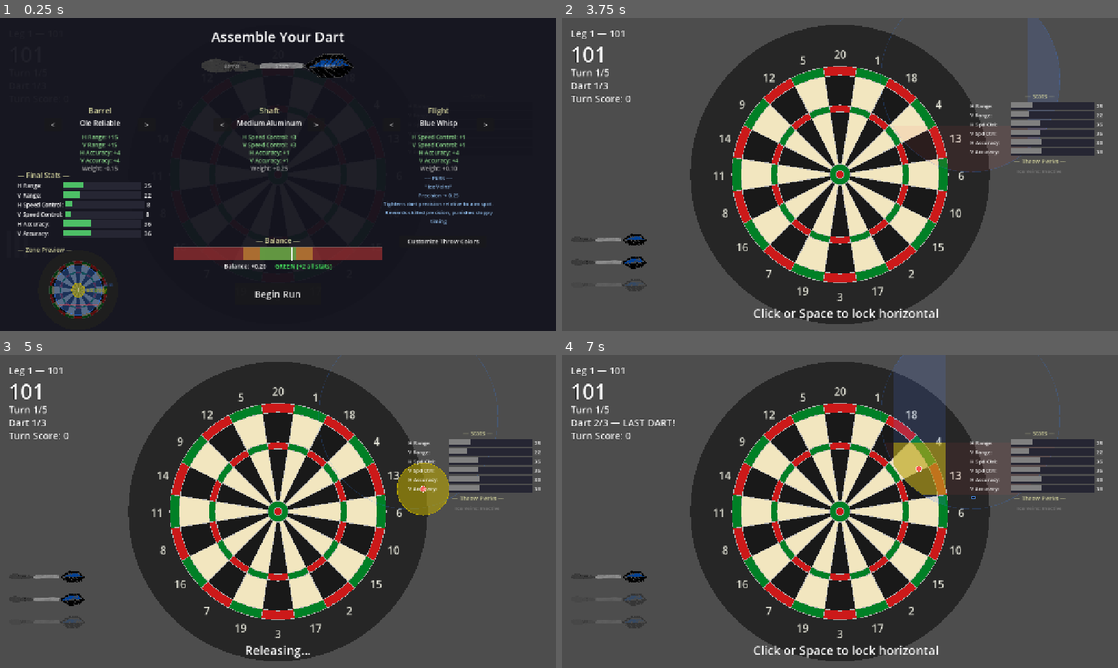
Above: before the commit, frames 1-4 (two rows, left to right).
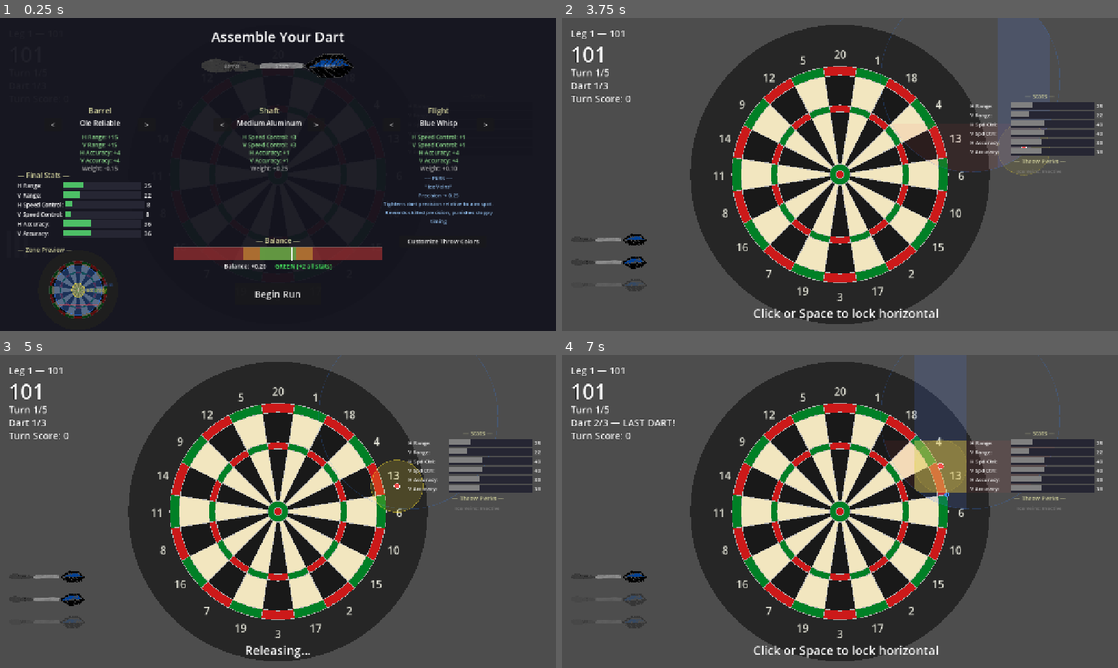
Above: after the commit, the same moments.

Repository: maxxBearr/darts-game
Game: Godot game, scene res://scenes/main.tscn
Same seed, same stepped clock (60 frames per second), same inputs: the game is played once before the commit and once after it.
Inputs (mouse positions are in pixels of both pictures, inside the frame that each line leads up to):
- Up to frame 1 (0.25 s): no input
- Up to frame 2 (3.75 s): click "Begin Run" at 0.5 s; tap Enter at 1.25, 1.35, 3.5, 3.6 s; move the mouse to (962, 158) at 1.27 s; hold Right (ui_right) 1.28-2 s; click (962, 158) at 1.42 s; tap Space at 1.52, 2 s; drag from (728, 190) to (812, 237) at 2.02 s; click "Next Dart" at 2.75 s; move the mouse to (895, 105) at 3.52 s; hold Right (ui_right) from 3.53 s (still down)
- Up to frame 3 (5 s): release Right (ui_right) at 4.25 s; drag from (250, 574) to (111, 464) at 4.27 s
- Up to frame 4 (7 s): tap Space at 5, 5.27 s; move the mouse to (1006, 558) at 5.02 s; hold Left (ui_left) 5.03-5.75 s; tap Enter at 5.1, 6.5 s; click "Next Dart" at 5.75 s; drag from (673, 464) to (756, 433) at 6.52 s

The runs differ from the first frame. In frame 1, 0.1% of the frame differs, in the area x 12-19%, y 84-90%; in frame 2, 2.1%; in frame 3, 2.0%; in frame 4, 4.2%, in the area x 59-98%, y 0-50%.

Commit message:
accuracy zone scales with aim

Diff:
--- a/scenes/main.tscn
+++ b/scenes/main.tscn
@@ -56,12 +56,15 @@
 
 [node name="ThrowMechanic" type="Node2D" parent="." unique_id=967240672]
 script = ExtResource("3_throw")
-vertical_speed = 1.8
-horizontal_speed = 1.8
+vertical_speed = 2.0
+horizontal_speed = 2.0
 marker_size = 6.0
 marker_outline_thickness = 1.3
 resolve_preview_duration = 1.19
-resolve_preview_color = Color(0.7647059, 0.68235296, 0, 0.54901963)
+resolve_preview_color = Color(1, 0.9019608, 0.2, 0.34901962)
+accuracy_green_color = Color(0.2, 0.8509804, 0.3019608, 0.15294118)
+accuracy_neutral_color = Color(1, 0.9019608, 0.2, 0.17254902)
+accuracy_red_color = Color(0.9019608, 0.2, 0.14901961, 0.12941177)
 
 [node name="DartContainer" type="Node2D" parent="." unique_id=1171324154]
 
--- a/scripts/dartboard.gd
+++ b/scripts/dartboard.gd
@@ -127,10 +127,20 @@
 var _checkout_pulse_active: bool = false
 var _checkout_pulse_time: float = 0.0
 
+## The currently declared target segment. Set by main.gd when the player places the aim zone.
+## Dictionary with wedge_index, ring_name, is_bull keys. Empty = no target.
+var declared_target: Dictionary = {}
+
 ## Picker mode state — for interactive wedge selection UI
 var picker_mode: bool = false
 var _picker_hover_wedge: int = -1
 var _picker_selected_wedges: Array[int] = []
+
+## Color of the target segment highlight (shown during throw after placement).
+@export var target_highlight_color: Color = Color(1.0, 0.85, 0.2, 0.12)
+
+## Border color for the target segment highlight.
+@export var target_highlight_border_color: Color = Color(1.0, 0.85, 0.2, 0.4)
 
 @export var picker_highlight_color: Color = Color(0.2, 0.7, 1.0, 0.25)
 @export var picker_selected_color: Color = Color(0.2, 1.0, 0.4, 0.3)
@@ -192,6 +202,10 @@
 		var inner_point: Vector2 = direction * board_radius * RING_SINGLE_BULL_OUTER
 		var outer_point: Vector2 = direction * board_radius * RING_DOUBLE_OUTER
 		draw_line(inner_point, outer_point, wire_color, wire_thickness)
+
+	# Draw target segment highlight (declared target during throw)
+	if not declared_target.is_empty():
+		_draw_target_highlight()
 
 	# Draw hover highlight on the segment under the mouse (if active)
 	if _hover_active and _hover_ring_name != "":
@@ -489,6 +503,53 @@
 		return ScoringEnums.SegmentColor.BLACK if is_even else ScoringEnums.SegmentColor.WHITE
 
 
+## Compute the global-space centroid of a board segment identified by wedge_index and ring_name.
+## For bullseyes, returns the board center. For wedge segments, returns the midpoint
+## of the arc segment (center angle of the wedge, midpoint radius of the ring).
+func get_segment_centroid(wedge_index: int, ring_name: String) -> Vector2:
+	if ring_name == "Double Bull" or ring_name == "double_bull":
+		return global_position
+	if ring_name == "Single Bull" or ring_name == "single_bull":
+		return global_position
+
+	# For wedge segments, compute center angle and midpoint radius
+	var center_angle_deg: float = wedge_index * WEDGE_ANGLE_DEG
+	var center_angle_rad: float = deg_to_rad(center_angle_deg)
+	var direction: Vector2 = Vector2(sin(center_angle_rad), -cos(center_angle_rad))
+
+	# Determine inner and outer normalized radius for this ring
+	var inner_norm: float = 0.0
+	var outer_norm: float = 0.0
+	match ring_name:
+		"Inner Single", "inner_single":
+			inner_norm = RING_SINGLE_BULL_OUTER
+			outer_norm = RING_INNER_SINGLE_OUTER
+		"Triple", "triple":
+			inner_norm = RING_INNER_SINGLE_OUTER
+			outer_norm = RING_TRIPLE_OUTER
+		"Outer Single", "outer_single":
+			inner_norm = RING_TRIPLE_OUTER
+			outer_norm = RING_OUTER_SINGLE_OUTER
+		"Double", "double":
+			inner_norm = RING_OUTER_SINGLE_OUTER
+			outer_norm = RING_DOUBLE_OUTER
+
+	var mid_r: float = board_radius * (inner_norm + outer_norm) / 2.0
+	return global_position + direction * mid_r
+
+
+## Set the declared target segment for visual highlighting.
+func set_declared_target(target: Dictionary) -> void:
+	declared_target = target
+	queue_redraw()
+
+
+## Clear the declared target highlight.
+func clear_declared_target() -> void:
+	declared_target = {}
+	queue_redraw()
+
+
 ## Update hover state based on the current global mouse position.
 ## Call this from main.gd during hover-active game states.
 ## Returns the score dictionary for the hovered segment (for tooltip display),
@@ -588,6 +649,46 @@
 			_draw_segment_border(start_deg, end_deg, RING_DOUBLE_OUTER, RING_OUTER_SINGLE_OUTER, hover_border_color, hover_border_thickness)
 
 
+## Draw a highlight on the declared target segment.
+func _draw_target_highlight() -> void:
+	var ring_name: String = declared_target.get("ring_name", "")
+	var is_bull: bool = declared_target.get("is_bull", false)
+	var wedge_idx: int = declared_target.get("wedge_index", -1)
+
+	if is_bull:
+		if ring_name == "Double Bull":
+			draw_circle(Vector2.ZERO, board_radius * RING_DOUBLE_BULL_OUTER, target_highlight_color)
+			var points: PackedVector2Array = _make_circle_points(RING_DOUBLE_BULL_OUTER)
+			draw_polyline(points, target_highlight_border_color, hover_border_thickness)
+		elif ring_name == "Single Bull":
+			draw_circle(Vector2.ZERO, board_radius * RING_SINGLE_BULL_OUTER, target_highlight_color)
+			var outer_points: PackedVector2Array = _make_circle_points(RING_SINGLE_BULL_OUTER)
+			draw_polyline(outer_points, target_highlight_border_color, hover_border_thickness)
+			var inner_points: PackedVector2Array = _make_circle_points(RING_DOUBLE_BULL_OUTER)
+			draw_polyline(inner_points, target_highlight_border_color, hover_border_thickness)
+	elif wedge_idx >= 0:
+		var start_deg: float = wedge_idx * WEDGE_ANGLE_DEG + WEDGE_OFFSET_DEG
+		var end_deg: float = start_deg + WEDGE_ANGLE_DEG
+		var inner_norm: float = 0.0
+		var outer_norm: float = 0.0
+		match ring_name:
+			"Inner Single":
+				inner_norm = RING_SINGLE_BULL_OUTER
+				outer_norm = RING_INNER_SINGLE_OUTER
+			"Triple":
+				inner_norm = RING_INNER_SINGLE_OUTER
+				outer_norm = RING_TRIPLE_OUTER
+			"Outer Single":
+				inner_norm = RING_TRIPLE_OUTER
+				outer_norm = RING_OUTER_SINGLE_OUTER
+			"Double":
+				inner_norm = RING_OUTER_SINGLE_OUTER
+				outer_norm = RING_DOUBLE_OUTER
+		if outer_norm > 0.0:
+			_draw_segment(start_deg, end_deg, outer_norm, inner_norm, target_highlight_color)
+			_draw_segment_border(start_deg, end_deg, outer_norm, inner_norm, target_highlight_border_color, hover_border_thickness)
+
+
 ## Draw a border outline around a wedge segment.
 ## Used for hover highlighting and checkout pulse effects.
 func _draw_segment_border(start_deg: float, end_deg: float, outer_norm: float, inner_norm: float, color: Color, thickness: float) -> void:
--- a/scripts/hud.gd
+++ b/scripts/hud.gd
@@ -468,6 +468,35 @@
 	hover_tooltip.visible = false
 
 
+## Show the target declaration tooltip during a throw.
+## target_info contains: prefix, face_value, base_score, total_score,
+## bonus_multiplier_total, streak_lines (Array[String]).
+func show_target_tooltip(target_info: Dictionary) -> void:
+	var prefix: String = target_info["prefix"]
+	var face_value: int = target_info["face_value"]
+	var base_score: int = target_info["base_score"]
+	var total_score: int = target_info["total_score"]
+	var bonus_mult: int = target_info["bonus_multiplier_total"]
+	var streak_lines: Array = target_info.get("streak_lines", [])
+
+	var text: String = "Target: %s%d" % [prefix, face_value]
+	if bonus_mult > 0:
+		text += " | Worth: %d + %dx%d = %d" % [base_score, bonus_mult, face_value, total_score]
+	else:
+		text += " | Worth: %d" % base_score
+
+	for line: String in streak_lines:
+		text += " | " + line
+
+	hover_tooltip.text = text
+	hover_tooltip.visible = true
+
+
+## Hide the target tooltip (when throw completes or new run starts).
+func hide_target_tooltip() -> void:
+	hover_tooltip.visible = false
+
+
 ## Add a modifier square to the panel. Called when a scoring modifier is acquired.
 func add_modifier_to_panel(modifier: Resource) -> void:
 	var square: Panel = Panel.new()
--- a/scripts/main.gd
+++ b/scripts/main.gd
@@ -168,6 +168,9 @@
 	assembly_screen.throw_mechanic = throw_mechanic
 	assembly_screen.run_confirmed.connect(_on_run_confirmed)
 
+	# Wire dartboard reference to throw_mechanic for target declaration
+	throw_mechanic.dartboard = dartboard
+
 	# Center the dartboard on screen
 	var viewport_size: Vector2 = get_viewport_rect().size
 	dartboard.position = viewport_size / 2.0
@@ -274,6 +277,10 @@
 
 ## Called when a dart lands — process through X01 logic and update state.
 func _on_throw_completed(hit_position: Vector2) -> void:
+	# Clear target highlight and tooltip
+	dartboard.clear_declared_target()
+	hud.hide_target_tooltip()
+
 	# Revert any temporary throw modifier bonuses
 	_revert_temp_bonuses()
 	_update_stats_display()
@@ -403,6 +410,8 @@
 	_start_modifier_pending = false
 	hud.update_turn_score(0)
 	hud.hide_picker()
+	hud.hide_target_tooltip()
+	dartboard.clear_declared_target()
 	scoring_modifier_manager.reset_for_run()
 	hud.clear_modifier_panel()
 	hud.clear_modifier_status()
@@ -726,6 +735,15 @@
 		throw_mechanic.ThrowState.VERTICAL_RELEASE:
 			_disable_hover()
 			hud.show_instruction("Click or Space to lock vertical")
+			# Declare target and show highlight + tooltip
+			var target: Dictionary = throw_mechanic._declared_target
+			if not target.is_empty():
+				dartboard.set_declared_target(target)
+				var tooltip_info: Dictionary = _build_target_tooltip(target)
+				hud.show_target_tooltip(tooltip_info)
+			else:
+				dartboard.clear_declared_target()
+				hud.hide_target_tooltip()
 		throw_mechanic.ThrowState.HORIZONTAL_RELEASE:
 			_disable_hover()
 			hud.show_instruction("Click or Space to lock horizontal")
@@ -957,3 +975,54 @@
 			label.add_theme_color_override("font_outline_color", Color(0.0, 0.0, 0.0, 0.8))
 
 	return label
+
+
+## Build target tooltip info from a declared target and the modifier pipeline.
+func _build_target_tooltip(target_result: Dictionary) -> Dictionary:
+	var face_value: int = target_result["face_value"]
+	var base_multiplier: int = target_result["multiplier"]
+	var base_score: int = face_value * base_multiplier
+
+	# Run through modifier pipeline in preview mode
+	var modified: Dictionary = scoring_modifier_manager.process_score(target_result.duplicate(), true)
+	var modified_multiplier: int = modified["multiplier"]
+	var total_score: int = modified["total_score"]
+	var bonus_mult: int = modified_multiplier - base_multiplier
+
+	var prefix: String = _get_ring_prefix(target_result["ring_name"])
+	var streak_lines: Array[String] = _get_active_streak_info()
+
+	return {
+		"prefix": prefix,
+		"face_value": face_value,
+		"base_score": base_score,
+		"total_score": total_score,
+		"bonus_multiplier_total": bonus_mult,
+		"streak_lines": streak_lines,
+	}
+
+
+func _get_ring_prefix(ring_name: String) -> String:
+	match ring_name:
+		"Inner Single", "Outer Single":
+			return "S"
+		"Double":
+			return "D"
+		"Triple":
+			return "T"
+		"Single Bull":
+			return "SB"
+		"Double Bull":
+			return "DB"
+	return ""
+
+
+## Query active streak modifiers for current streak counts.
+func _get_active_streak_info() -> Array[String]:
+	var lines: Array[String] = []
+	for modifier: Resource in scoring_modifier_manager.active_modifiers:
+		if modifier is StreakBonusModifier and modifier.enabled:
+			var count: int = modifier.get_streak_count()
+			if count > 0:
+				lines.append("%s x%d" % [modifier.modifier_name, count])
+	return lines
--- a/scripts/modifiers/streak_bonus_modifier.gd
+++ b/scripts/modifiers/streak_bonus_modifier.gd
@@ -105,6 +105,11 @@
 	_reset_streak()
 
 
+## Get the current streak count for display purposes.
+func get_streak_count() -> int:
+	return _streak_count
+
+
 static func get_pool_weight() -> int:
 	return 15
 
--- a/scripts/throw_mechanic.gd
+++ b/scripts/throw_mechanic.gd
@@ -102,6 +102,31 @@
 ## Higher values = wider spread (more RNG).
 ## At 0.4, roughly 95% of throws land in the inner 80% of the accuracy ellipse.
 @export_range(0.2, 0.6, 0.01) var gaussian_spread: float = 0.4
+
+## Normalized distance threshold for the green (bonus) zone.
+## At or below this distance, the player gets an accuracy bonus.
+@export_range(0.0, 0.5, 0.01) var green_zone_threshold: float = 0.25
+
+## Normalized distance threshold where the penalty zone begins.
+## Between green_threshold and this value is the neutral zone (no change).
+@export_range(0.3, 0.8, 0.01) var penalty_zone_threshold: float = 0.6
+
+## Accuracy multiplier at the center of the green zone (best case).
+## Values < 1.0 mean the accuracy zone shrinks (tighter grouping).
+@export_range(0.5, 1.0, 0.01) var green_zone_multiplier: float = 0.75
+
+## Accuracy multiplier at the ellipse edge (worst case).
+## Values > 1.0 mean the accuracy zone bloats (wider scatter).
+@export_range(1.5, 4.0, 0.1) var max_edge_penalty_multiplier: float = 2.5
+
+## Color of the accuracy zone when in the green (bonus) zone.
+@export var accuracy_green_color: Color = Color(0.2, 0.85, 0.3, 0.25)
+
+## Color of the accuracy zone in the neutral zone (no bonus or penalty).
+@export var accuracy_neutral_color: Color = Color(1.0, 0.9, 0.2, 0.25)
+
+## Color of the accuracy zone when in the red (penalty) zone.
+@export var accuracy_red_color: Color = Color(0.9, 0.2, 0.15, 0.25)
 
 # Internal state
 var _state: ThrowState = ThrowState.IDLE
@@ -119,6 +144,18 @@
 
 # Animated skew — tweens from 0.0 to accuracy_skew_v during resolve preview
 var _current_skew_offset: float = 0.0
+
+## The board segment the player declared as their target when placing the aim zone.
+var _declared_target: Dictionary = {}
+
+## The centroid (center point) of the declared target segment in global coordinates.
+var _target_centroid: Vector2 = Vector2.ZERO
+
+## The effective half-width for the horizontal meter at the locked Y position.
+var _h_meter_half_width: float = 0.0
+
+## Reference to the dartboard node, set by main.gd.
+var dartboard: Node2D = null
 
 ## Center of the placed aim ellipse (locked when player confirms placement).
 var _placed_center: Vector2 = Vector2.ZERO
@@ -195,6 +232,58 @@
 ## Compute the horizontal marker bounce speed from horizontal_speed stat.
 func _get_horizontal_bounce_speed() -> float:
 	return (6.0 - clampf(horizontal_speed, 1.0, 5.0)) * 2.5
+
+
+## Compute the ellipse half-width at a given Y position.
+## Returns 0.0 if y is outside the ellipse's vertical extent.
+func _get_ellipse_half_width_at_y(y: float) -> float:
+	var dy: float = (y - _placed_center.y) / _aim_half_height
+	if absf(dy) >= 1.0:
+		return 0.0
+	return _aim_half_width * sqrt(1.0 - dy * dy)
+
+
+## Compute normalized distance from an arbitrary point to the target centroid,
+## scaled relative to the aim ellipse size.
+func _get_target_distance_normalized_at(pos: Vector2) -> float:
+	if _declared_target.is_empty():
+		return 0.5
+	var dx: float = pos.x - _target_centroid.x
+	var dy: float = pos.y - _target_centroid.y
+	var norm_x: float = dx / _aim_half_width if _aim_half_width > 0.0 else 0.0
+	var norm_y: float = dy / _aim_half_height if _aim_half_height > 0.0 else 0.0
+	return sqrt(norm_x * norm_x + norm_y * norm_y)
+
+
+## Compute normalized distance from the locked marker position to the target centroid.
+func _get_target_distance_normalized() -> float:
+	return _get_target_distance_normalized_at(Vector2(_horizontal_x, _locked_release_y))
+
+
+## Compute the accuracy zone multiplier based on distance from target centroid.
+## Returns < 1.0 in green zone (bonus), 1.0 in neutral, > 1.0 in penalty zone.
+func _get_accuracy_multiplier(normalized_distance: float) -> float:
+	if normalized_distance <= green_zone_threshold:
+		var t: float = normalized_distance / green_zone_threshold if green_zone_threshold > 0.0 else 0.0
+		return lerpf(green_zone_multiplier, 1.0, t)
+	elif normalized_distance <= penalty_zone_threshold:
+		return 1.0
+	else:
+		var t: float = (normalized_distance - penalty_zone_threshold) / (1.0 - penalty_zone_threshold)
+		t = clampf(t, 0.0, 1.0)
+		return lerpf(1.0, max_edge_penalty_multiplier, t)
+
+
+## Get the accuracy zone color based on the current accuracy multiplier.
+func _get_accuracy_zone_color(accuracy_multiplier: float) -> Color:
+	if accuracy_multiplier <= 1.0:
+		var t: float = (accuracy_multiplier - green_zone_multiplier) / (1.0 - green_zone_multiplier)
+		t = clampf(t, 0.0, 1.0)
+		return accuracy_green_color.lerp(accuracy_neutral_color, t)
+	else:
+		var t: float = (accuracy_multiplier - 1.0) / (max_edge_penalty_multiplier - 1.0)
+		t = clampf(t, 0.0, 1.0)
+		return accuracy_neutral_color.lerp(accuracy_red_color, t)
 
 
 ## Clamp aim center so it stays within the board circle (ellipse may overhang).
@@ -244,10 +333,10 @@
 			queue_redraw()
 
 		ThrowState.HORIZONTAL_RELEASE:
-			# Marker bounces horizontally across the full width of the placed ellipse
+			# Marker bounces horizontally across the ellipse width at locked Y
 			var bounce_speed: float = _get_horizontal_bounce_speed()
 			_horizontal_bounce_t += delta * bounce_speed
-			_horizontal_x = _placed_center.x + sin(_horizontal_bounce_t) * _aim_half_width
+			_horizontal_x = _placed_center.x + sin(_horizontal_bounce_t) * _h_meter_half_width
 			queue_redraw()
 
 		ThrowState.RESOLVING:
@@ -303,6 +392,21 @@
 	_aim_half_height = _get_aim_half_height()
 	_bounce_t = 0.0
 	_release_y = _placed_center.y
+
+	# Declare target segment based on where the player placed the ellipse
+	if dartboard != null:
+		var target_result: Dictionary = dartboard.calculate_score(_placed_center)
+		if target_result["ring_name"] == "Off Board":
+			_declared_target = {}
+			_target_centroid = _placed_center
+		else:
+			_declared_target = target_result
+			_target_centroid = dartboard.get_segment_centroid(
+				target_result["wedge_index"], target_result["ring_name"])
+	else:
+		_declared_target = {}
+		_target_centroid = _placed_center
+
 	_state = ThrowState.VERTICAL_RELEASE
 	state_changed.emit(ThrowState.VERTICAL_RELEASE)
 	queue_redraw()
@@ -311,6 +415,7 @@
 ## Lock the vertical position and transition to HORIZONTAL_RELEASE.
 func _lock_vertical() -> void:
 	_locked_release_y = _release_y
+	_h_meter_half_width = _get_ellipse_half_width_at_y(_locked_release_y)
 	_state = ThrowState.HORIZONTAL_RELEASE
 	_horizontal_bounce_t = 0.0
 	_horizontal_x = _placed_center.x
@@ -343,8 +448,11 @@
 
 ## Resolve the final dart position using Gaussian sampling with ellipse rejection.
 func _resolve_throw() -> void:
-	var h_half: float = _get_horizontal_accuracy_half()
-	var v_half: float = _get_vertical_accuracy_half()
+	# Apply accuracy scaling based on distance from target centroid
+	var dist: float = _get_target_distance_normalized()
+	var accuracy_mult: float = _get_accuracy_multiplier(dist)
+	var h_half: float = _get_horizontal_accuracy_half() * accuracy_mult
+	var v_half: float = _get_vertical_accuracy_half() * accuracy_mult
 	var center_x: float = _horizontal_x
 	var center_y: float = _locked_release_y + accuracy_skew_v
 
@@ -499,12 +607,25 @@
 	_draw_crosshair(center, Color(0.2, 0.5, 1.0, 0.7))
 
 
-## Draw the VERTICAL_RELEASE state: dimmed ellipse + vertical accuracy band + bouncing marker.
+## Draw the VERTICAL_RELEASE state: dimmed ellipse + ghost preview + vertical accuracy band + bouncing marker.
 func _draw_vertical_release() -> void:
 	var center: Vector2 = _placed_center - global_position
 
 	# Dimmed placed ellipse outline
 	_draw_ellipse_outline(center, _aim_half_width, _aim_half_height, Color(aim_line_color, 0.2), 1.5)
+
+	# Ghost accuracy preview at current marker position
+	var preview_pos: Vector2 = Vector2(_placed_center.x, _release_y)
+	var ghost_dist: float = _get_target_distance_normalized_at(preview_pos)
+	var ghost_mult: float = _get_accuracy_multiplier(ghost_dist)
+	var ghost_h_half: float = _get_horizontal_accuracy_half() * ghost_mult
+	var ghost_v_half: float = _get_vertical_accuracy_half() * ghost_mult
+	var ghost_color: Color = _get_accuracy_zone_color(ghost_mult)
+	ghost_color.a *= 0.5
+	var ghost_local: Vector2 = preview_pos - global_position
+	_draw_filled_ellipse(ghost_local, ghost_h_half, ghost_v_half, ghost_color)
+	_draw_ellipse_outline(ghost_local, ghost_h_half, ghost_v_half,
+		Color(ghost_color, ghost_color.a * 2.0), 1.5)
 
 	# Vertical accuracy glow band clipped to ellipse
 	var v_half: float = _get_vertical_accuracy_half()
@@ -517,12 +638,25 @@
 	_draw_marker(marker_pos)
 
 
-## Draw the HORIZONTAL_RELEASE state: dimmed ellipse + locked V band + H band + intersection + marker.
+## Draw the HORIZONTAL_RELEASE state: dimmed ellipse + ghost preview + locked V band + H band + intersection + marker.
 func _draw_horizontal_release() -> void:
 	var center: Vector2 = _placed_center - global_position
 
 	# Dimmed placed ellipse outline
 	_draw_ellipse_outline(center, _aim_half_width, _aim_half_height, Color(aim_line_color, 0.2), 1.5)
+
+	# Ghost accuracy preview at current marker position
+	var preview_pos: Vector2 = Vector2(_horizontal_x, _locked_release_y)
+	var ghost_dist: float = _get_target_distance_normalized_at(preview_pos)
+	var ghost_mult: float = _get_accuracy_multiplier(ghost_dist)
+	var ghost_h_half: float = _get_horizontal_accuracy_half() * ghost_mult
+	var ghost_v_half: float = _get_vertical_accuracy_half() * ghost_mult
+	var ghost_color: Color = _get_accuracy_zone_color(ghost_mult)
+	ghost_color.a *= 0.5
+	var ghost_local: Vector2 = preview_pos - global_position
+	_draw_filled_ellipse(ghost_local, ghost_h_half, ghost_v_half, ghost_color)
+	_draw_ellipse_outline(ghost_local, ghost_h_half, ghost_v_half,
+		Color(ghost_color, ghost_color.a * 2.0), 1.5)
 
 	# Locked vertical accuracy band (dimmed, from V release)
 	var v_half: float = _get_vertical_accuracy_half()
@@ -544,20 +678,23 @@
 	_draw_marker(marker_pos)
 
 
-## Draw the RESOLVING state: dimmed ellipse + accuracy ellipse + frozen marker.
+## Draw the RESOLVING state: dimmed ellipse + accuracy-scaled ellipse with color feedback + frozen marker.
 func _draw_resolving() -> void:
 	var center: Vector2 = _placed_center - global_position
 
 	# Dimmed placed ellipse outline
 	_draw_ellipse_outline(center, _aim_half_width, _aim_half_height, Color(aim_line_color, 0.2), 1.5)
 
-	# Accuracy ellipse at the locked point with skew offset
-	var h_half: float = _get_horizontal_accuracy_half()
-	var v_half: float = _get_vertical_accuracy_half()
+	# Accuracy ellipse at the locked point with skew offset, scaled by target distance
+	var dist: float = _get_target_distance_normalized()
+	var accuracy_mult: float = _get_accuracy_multiplier(dist)
+	var h_half: float = _get_horizontal_accuracy_half() * accuracy_mult
+	var v_half: float = _get_vertical_accuracy_half() * accuracy_mult
+	var zone_color: Color = _get_accuracy_zone_color(accuracy_mult)
 	var skewed_center: Vector2 = Vector2(_horizontal_x, _locked_release_y + _current_skew_offset) - global_position
 
-	_draw_filled_ellipse(skewed_center, h_half, v_half, resolve_preview_color)
-	_draw_ellipse_outline(skewed_center, h_half, v_half, Color(resolve_preview_color, minf(resolve_preview_color.a + 0.3, 1.0)), 1.5)
+	_draw_filled_ellipse(skewed_center, h_half, v_half, zone_color)
+	_draw_ellipse_outline(skewed_center, h_half, v_half, Color(zone_color, minf(zone_color.a + 0.3, 1.0)), 1.5)
 
 	# Frozen marker dot at accuracy ellipse center
 	_draw_marker(skewed_center)
Not shown, changed: .claude/settings.local.json
Not shown, changed: CLAUDE.md.md
